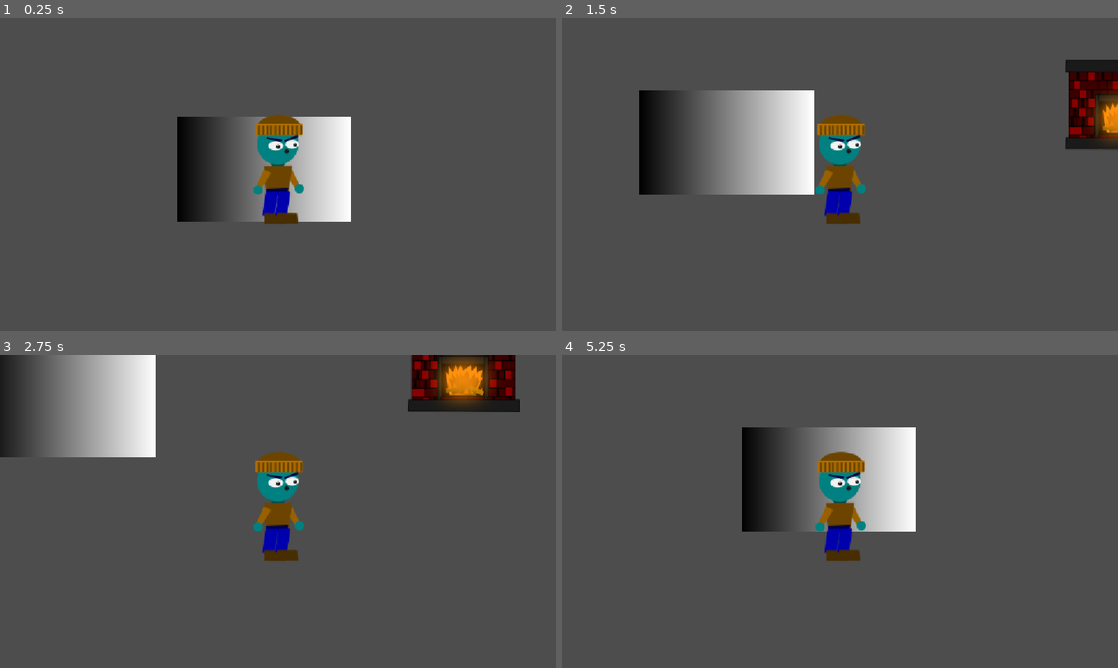
Above: before the commit, frames 1-4 (two rows, left to right).
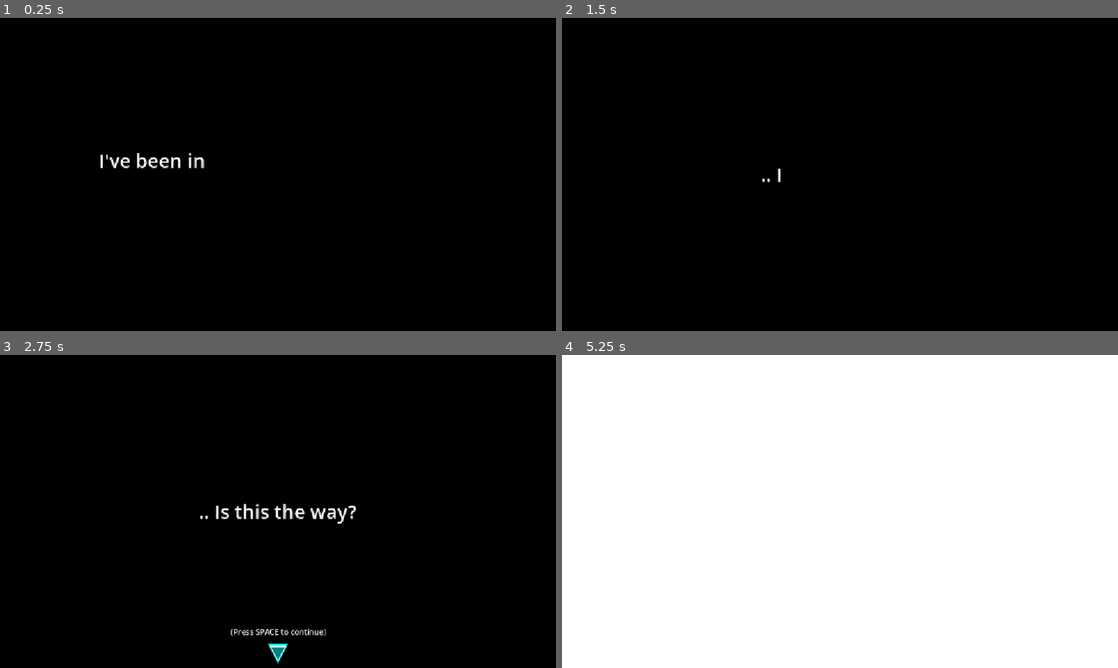
Above: after the commit, the same moments.

Repository: DropletU/autumn
Game: Godot game, scene res://Scenes/prologue.tscn
Two runs of this game, one before a commit and one after it. Both use one fixed random seed, a clock stepped at 60 frames per second and the inputs below. Before the commit the project starts from res://Scenes/main.tscn.
Inputs:
- Up to frame 1 (0.25 s): no input
- Up to frame 2 (1.5 s): tap Enter (ui_accept) at 0.5, 0.6, 0.77, 1.07 s; hold D (right) 0.53-1.28 s; tap Space at 1.25 s; hold S (down) from 1.28 s (still down); tap Shift (sprint) at 1.35 s
- Up to frame 3 (2.75 s): tap Enter (ui_accept) at 1.52, 1.55, 1.82, 2.1 s; release S (down) at 2.03 s; hold D (right) from 2.03 s (still down)
- Up to frame 4 (5.25 s): tap Space at 2.75 s; release D (right) at 2.78 s; hold W (up) 2.78-3.53 s; tap Shift (sprint) at 2.85, 4.35 s; tap Enter (ui_accept) at 3.02, 3.05, 3.32, 3.6, 3.77, 4.07, 4.52, 4.55, 4.82, 5.1 s; hold A (left) 3.53-5.03 s; hold S (down) from 5.03 s (still down)

The runs differ from the first frame. In frame 1, 99% of the frame differs, in the area x 0-100%, y 0-100%; in frame 2, 99%; in frame 3, 100%; in frame 4, 99%.

Commit message:
make simple prologue scene

Diff:
--- /dev/null
+++ b/Scenes/prologue.tscn
@@ -0,0 +1,115 @@
+[gd_scene format=3 uid="uid://cnma2s5hmou01"]
+
+[ext_resource type="Script" uid="uid://cvbncaamg3e0i" path="res://Scripts/SceneScripts/Prologue.gd" id="1_ctcux"]
+[ext_resource type="Texture2D" uid="uid://utu1v3vou6i0" path="res://Art/DialogueTick.png" id="2_4ckav"]
+
+[sub_resource type="StyleBoxFlat" id="StyleBoxFlat_7f0hl"]
+bg_color = Color(1, 1, 1, 1)
+
+[sub_resource type="Animation" id="Animation_4ckav"]
+length = 0.001
+tracks/0/type = "value"
+tracks/0/imported = false
+tracks/0/enabled = true
+tracks/0/path = NodePath("Panel:self_modulate")
+tracks/0/interp = 1
+tracks/0/loop_wrap = true
+tracks/0/keys = {
+"times": PackedFloat32Array(0),
+"transitions": PackedFloat32Array(1),
+"update": 0,
+"values": [Color(0, 0, 0, 1)]
+}
+
+[sub_resource type="Animation" id="Animation_u0vu3"]
+resource_name = "anim"
+length = 2.0
+tracks/0/type = "value"
+tracks/0/imported = false
+tracks/0/enabled = true
+tracks/0/path = NodePath("Panel:self_modulate")
+tracks/0/interp = 1
+tracks/0/loop_wrap = true
+tracks/0/keys = {
+"times": PackedFloat32Array(0, 1),
+"transitions": PackedFloat32Array(1, 1),
+"update": 0,
+"values": [Color(0, 0, 0, 1), Color(1, 1, 1, 1)]
+}
+
+[sub_resource type="AnimationLibrary" id="AnimationLibrary_wl3ap"]
+_data = {
+&"RESET": SubResource("Animation_4ckav"),
+&"anim": SubResource("Animation_u0vu3")
+}
+
+[node name="Node2D" type="Node2D" unique_id=87981440]
+script = ExtResource("1_ctcux")
+
+[node name="CanvasLayer" type="CanvasLayer" parent="." unique_id=1288516553]
+
+[node name="Panel" type="Panel" parent="CanvasLayer" unique_id=1385206250]
+self_modulate = Color(0, 0, 0, 1)
+anchors_preset = 15
+anchor_right = 1.0
+anchor_bottom = 1.0
+grow_horizontal = 2
+grow_vertical = 2
+theme_override_styles/panel = SubResource("StyleBoxFlat_7f0hl")
+
+[node name="Label" type="Label" parent="CanvasLayer/Panel" unique_id=1783971371]
+unique_name_in_owner = true
+custom_minimum_size = Vector2(800, 400)
+layout_mode = 1
+anchors_preset = 8
+anchor_left = 0.5
+anchor_top = 0.5
+anchor_right = 0.5
+anchor_bottom = 0.5
+offset_left = -400.0
+offset_top = -27.5
+offset_right = 400.0
+offset_bottom = 27.5
+grow_horizontal = 2
+grow_vertical = 2
+theme_override_colors/font_color = Color(1, 1, 1, 1)
+theme_override_colors/font_outline_color = Color(0, 0, 0, 1)
+theme_override_constants/shadow_outline_size = 4
+theme_override_font_sizes/font_size = 40
+text = "I've been"
+horizontal_alignment = 1
+vertical_alignment = 1
+autowrap_mode = 2
+visible_characters_behavior = 1
+
+[node name="Continue" type="TextureRect" parent="CanvasLayer/Panel" unique_id=1024651386]
+unique_name_in_owner = true
+layout_mode = 1
+anchors_preset = 7
+anchor_left = 0.5
+anchor_top = 1.0
+anchor_right = 0.5
+anchor_bottom = 1.0
+offset_left = -20.0
+offset_top = -49.0
+offset_right = 20.0
+offset_bottom = -9.0
+grow_horizontal = 2
+grow_vertical = 0
+texture = ExtResource("2_4ckav")
+
+[node name="Label" type="Label" parent="CanvasLayer/Panel/Continue" unique_id=1358487046]
+layout_mode = 1
+anchors_preset = 5
+anchor_left = 0.5
+anchor_right = 0.5
+offset_left = -98.5
+offset_top = -38.0
+offset_right = 98.5
+offset_bottom = -15.0
+grow_horizontal = 2
+text = "(Press SPACE to continue)"
+
+[node name="AnimationPlayer" type="AnimationPlayer" parent="CanvasLayer" unique_id=425249286]
+unique_name_in_owner = true
+libraries/ = SubResource("AnimationLibrary_wl3ap")
--- /dev/null
+++ b/Scripts/SceneScripts/Prologue.gd
@@ -0,0 +1,41 @@
+extends Node2D
+
+
+var Lines = [
+	"I've been in this cold decrepit mansion for a while now..",
+	".. Is this the way?",
+	".. it's getting cold... better go near the fire over there."
+]
+
+var CurrentIndex = -1
+var bCanContinue = true
+
+func _ready() -> void:
+	%Label.visible_characters = 0
+	PlayNextLine()
+
+func _process(delta: float) -> void:
+	if Input.is_action_just_pressed("ui_accept"):
+		if bCanContinue:
+			PlayNextLine()
+
+func PlayNextLine():
+	if bCanContinue == false:
+		return
+	%Continue.visible = false
+	%Label.visible_characters = 0
+	CurrentIndex += 1
+	bCanContinue = false
+	if CurrentIndex > Lines.size() - 1:
+		%AnimationPlayer.play("anim")
+		await %AnimationPlayer.animation_finished
+		get_tree().change_scene_to_file("res://Scenes/main.tscn")
+		return
+
+
+	%Label.text = Lines[CurrentIndex]
+	var tween = get_tree().create_tween()
+	tween.tween_property(%Label, "visible_characters", len(Lines[CurrentIndex]), 1.2)
+	await tween.finished
+	%Continue.visible = true
+	bCanContinue = true
--- a/project.godot
+++ b/project.godot
@@ -11,7 +11,7 @@
 [application]
 
 config/name="Autumn"
-run/main_scene="uid://digo85qr1yo5g"
+run/main_scene="uid://cnma2s5hmou01"
 config/features=PackedStringArray("4.7", "Forward Plus")
 config/icon="res://icon.svg"
 
Binary file added: Art/DialogueTick.png
Not shown, added: Art/DialogueTick.png.import
Not shown, added: Scripts/SceneScripts/Prologue.gd.uid
